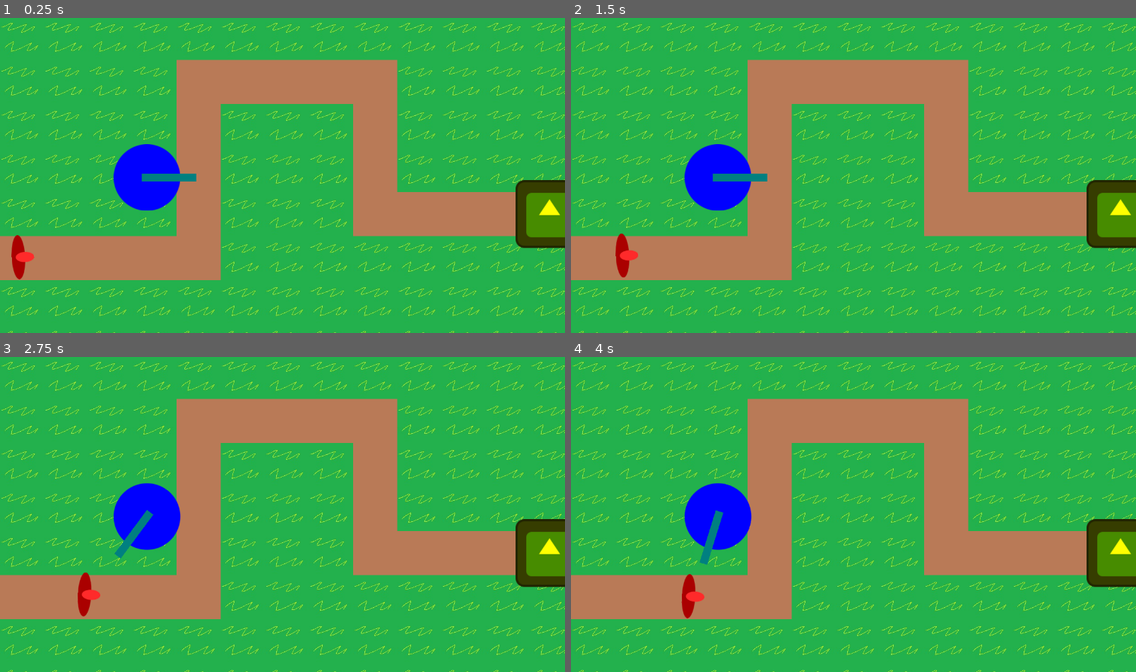
Above: before the commit, frames 1-4 (two rows, left to right).
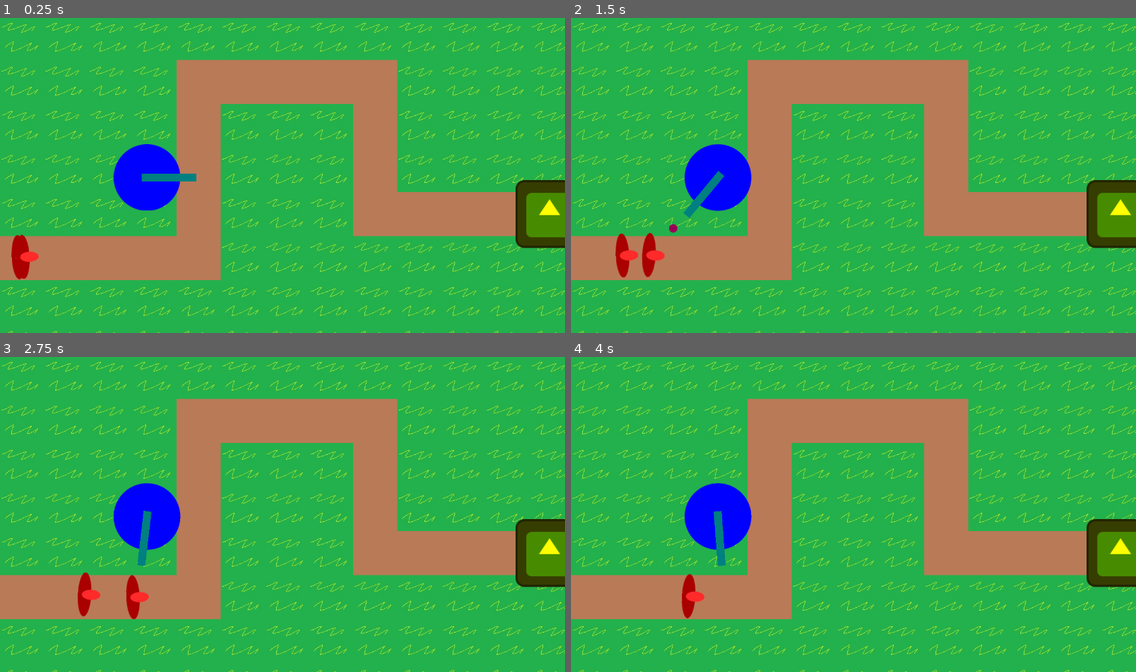
Above: after the commit, the same moments.

Repository: Machalord/Colors-Dimension-TD
Game: Godot game, scene res://Scenes/game.tscn
Same seed, same stepped clock (60 frames per second), same inputs: the game is played once before the commit and once after it. The project has no main scene, so this scene is started directly. The engine's default icon, where the game draws it, is replaced by a stand-in: a white triangle on a blue panel in a dark square.
Inputs:
- Up to frame 1 (0.25 s): no input
- Up to frame 2 (1.5 s): no input
- Up to frame 3 (2.75 s): no input
- Up to frame 4 (4 s): no input

The runs differ from the first frame. In frame 1, 0.1% of the frame differs, in the area x 2-7%, y 68-83%; in frame 2, 0.8%, in the area x 12-35%, y 40-83%; in frame 3, 0.7%; in frame 4, 0.4%.

Commit message:
Improving Turret detection and shooting mechanics

Diff:
--- a/Prefabs/bullet.tscn
+++ b/Prefabs/bullet.tscn
@@ -6,7 +6,9 @@
 [sub_resource type="CircleShape2D" id="CircleShape2D_tuf4i"]
 
 [node name="Bullet" type="Area2D" unique_id=1969131018]
+z_index = 100
 script = ExtResource("1_m4f65")
+speed = 500
 
 [node name="CollisionShape2D" type="CollisionShape2D" parent="." unique_id=2094384191]
 shape = SubResource("CircleShape2D_tuf4i")
@@ -15,4 +17,7 @@
 modulate = Color(1, 0, 1, 1)
 texture = ExtResource("1_0oen4")
 
+[node name="VisibleOnScreenNotifier2D" type="VisibleOnScreenNotifier2D" parent="." unique_id=1526722841]
+
 [connection signal="body_entered" from="." to="." method="_on_body_entered"]
+[connection signal="screen_exited" from="VisibleOnScreenNotifier2D" to="." method="_on_visible_on_screen_notifier_2d_screen_exited"]
--- a/Prefabs/enemy.tscn
+++ b/Prefabs/enemy.tscn
@@ -6,14 +6,14 @@
 [sub_resource type="CircleShape2D" id="CircleShape2D_lgw76"]
 radius = 32.01562
 
-[node name="Enemy" type="PathFollow2D" unique_id=1737057579]
+[node name="Enemy" type="PathFollow2D" unique_id=1737057579 groups=["Enemy"]]
+script = ExtResource("1_lgw76")
 
-[node name="CharacterBody2D" type="CharacterBody2D" parent="." unique_id=841375505]
-script = ExtResource("1_lgw76")
+[node name="CharacterBody2D" type="CharacterBody2D" parent="." unique_id=841375505 groups=["Enemy"]]
 
 [node name="Enemy" type="Sprite2D" parent="CharacterBody2D" unique_id=322081430]
 rotation = 1.5707964
 texture = ExtResource("1_leowk")
 
-[node name="CollisionShape2D" type="CollisionShape2D" parent="CharacterBody2D" unique_id=1352050576]
+[node name="CollisionShape2D" type="CollisionShape2D" parent="CharacterBody2D" unique_id=1352050576 groups=["Enemy"]]
 shape = SubResource("CircleShape2D_lgw76")
--- a/Prefabs/turret.tscn
+++ b/Prefabs/turret.tscn
@@ -26,6 +26,7 @@
 
 [node name="ShootTimer" type="Timer" parent="." unique_id=1968371278]
 wait_time = 0.2
+autostart = true
 
 [connection signal="body_entered" from="." to="." method="_on_body_entered"]
 [connection signal="body_exited" from="." to="." method="_on_body_exited"]
--- a/Scenes/game.tscn
+++ b/Scenes/game.tscn
@@ -121,6 +121,11 @@
 position = Vector2(37, 548)
 rotation = -0.048349384
 
+[node name="Enemy2" parent="Path2D" unique_id=1287129413 instance=ExtResource("4_3dryh")]
+position = Vector2(37, 548)
+rotation = -0.048349384
+speed = 100
+
 [node name="Turret" parent="." unique_id=1565972831 instance=ExtResource("5_wowpa")]
 position = Vector2(333, 367)
 
--- a/Scripts/Bullet.gd
+++ b/Scripts/Bullet.gd
@@ -20,10 +20,15 @@
 
 
 func _on_body_entered(body: Node2D) -> void:
+	if body.owner.is_in_group("Enemy"):
+		if body.owner.has_method("Hit"):
+			body.owner.Hit(damage)
+		queue_free()
 
-	if body.is_in_group("Enemy"):
-		if body.has_method("Hit"):
-			body.Hit(damage)
 
-		queue_free()
 	pass # Replace with function body.
+
+
+func _on_visible_on_screen_notifier_2d_screen_exited() -> void:
+	queue_free()
+	pass # Replace with function body.
--- a/Scripts/Enemy.gd
+++ b/Scripts/Enemy.gd
@@ -1,8 +1,7 @@
-extends CharacterBody2D
+extends PathFollow2D
 
-const  speed:=60
+@export var  speed:=60
 
-@onready var enemy_path: PathFollow2D = get_parent()
 
 var life:int = 100
 
@@ -11,13 +10,16 @@
 
 func _physics_process(delta: float) -> void:
 
-	enemy_path.progress= enemy_path.progress + (speed * delta)
+	progress= progress + (speed * delta)
 
-	if(enemy_path.progress_ratio>=0.99):
+	if(progress_ratio>=0.99):
 		queue_free()
 
 func Hit(amount:int)->void:
 	life-=amount
 
+	print("life: ",life)
+
 	if life<=0:
 		isDeath=true
+		queue_free()
--- a/Scripts/Turret.gd
+++ b/Scripts/Turret.gd
@@ -1,11 +1,14 @@
 extends Area2D
 
-
+@export var shootColdown: float = 0.2
 @export var bullet_prefab: PackedScene = preload("res://Prefabs/bullet.tscn")
 
 var currentTarget: PathFollow2D
+
+var targetsOnRange:Array=[]
 # Called when the node enters the scene tree for the first time.
 func _ready() -> void:
+	$ShootTimer.wait_time=shootColdown
 	pass # Replace with function body.
 
 
@@ -37,16 +40,41 @@
 	if !currentTarget:
 		currentTarget=body.owner
 
+		print(currentTarget.name)
+
 	if body.owner and body.owner is PathFollow2D:
+		targetsOnRange.append(body.owner)
 		if body.owner.progress_ratio >currentTarget.progress_ratio:
-			currentTarget=body
+			currentTarget=body.owner
 
 	pass # Replace with function body.
 
 
 func _on_body_exited(body: Node2D) -> void:
-	currentTarget=null
+	if body.owner in targetsOnRange:
+		targetsOnRange.erase(body.owner)
+
+	if currentTarget==body.owner:
+		currentTarget=null
+		SelectNewTarget()
+
+
 	pass # Replace with function body.
+
+func SelectNewTarget()->void:
+
+	if targetsOnRange.is_empty():
+		currentTarget=null
+		return
+
+	var bestTarget=targetsOnRange[0]
+
+	for target in targetsOnRange:
+			if target.progress_ratio>bestTarget.progress_ratio:
+				bestTarget=target
+
+	currentTarget=bestTarget
+
 
 
 func _on_shoot_timer_timeout() -> void:
